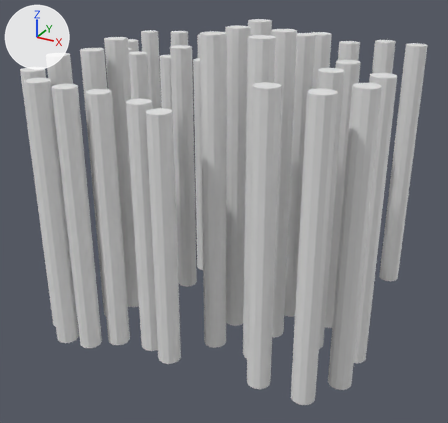
A saved change to the Blender file Assets/Models/VoidStones/Model.blend.
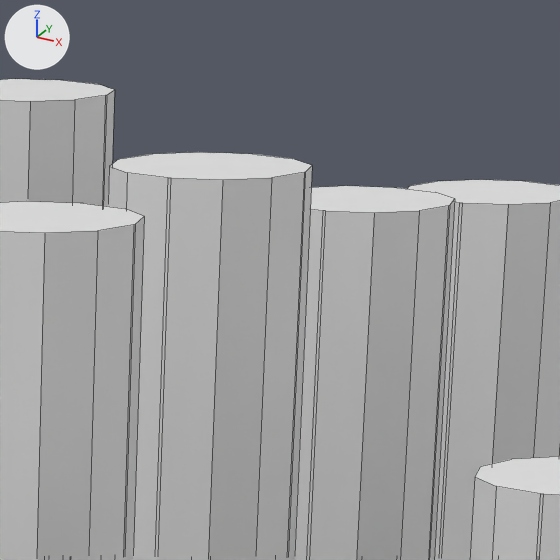
The first picture shows the older version from a 50 mm camera at (69.4, -123.8, 25.4) aimed at (3.6, -4.1, -34.5). The close-ups show both versions on the part from 57% to 73% of the width and 2% to 19% of the height of that picture; other places that the commit changed are outside them. Every picture has the same lights, and +X, +Y and +Z are marked at upper left. The close-ups show mesh edges as thin lines.

The first close-up shows 'Scene'.
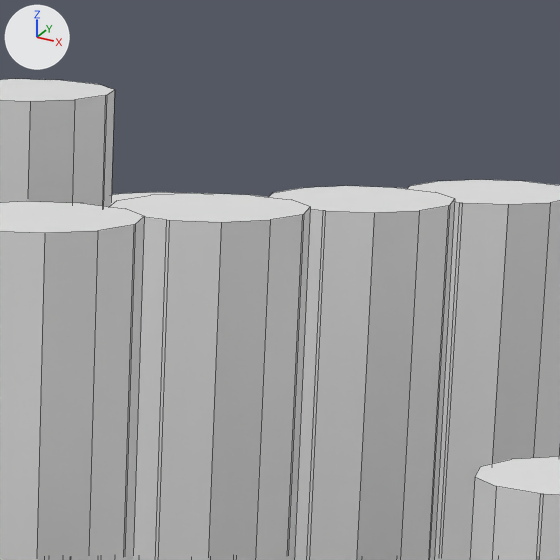
Location of each change, [x1, y1, x2, y2] in pixels of the close-ups (560 x 560 px; the box of a moved part takes in the faces that stretch with it):
part 1 of me_cube_001, moved or reshaped: before [108, 152, 312, 560]; after [110, 193, 310, 560]

Patch to the scene script:
```diff
--- a/Assets/Models/VoidStones/Model.blend.py
+++ b/Assets/Models/VoidStones/Model.blend.py
@@ me_cube_001 @@
 me_cube_001.from_pydata(...)  # 1312 vertices, 738 faces; spans x -42.5..42.5, y -37.5..34.5, z -59.8..9.5
 # used by ob_scene; location = (0.0, 0.0, 0.0)
 # verts and faces of me_cube_001; kept vertices keep their numbers, new ones are numbered from 1312
 # before: 240 (17.5, -10.0, 9.3) at pixel (118, 159), 241 (20.0, -12.5, 9.3) at pixel (167, 177), 242 (17.8, -11.3, 9.3) at pixel (109, 166), 243 (18.7, -12.2, 9.3) at pixel (127, 172), 244 (20.0, -12.5, 9.3) at pixel (170, 177)
 # before: 245 (22.5, -10.0, 9.3) at pixel (304, 172), 246 (21.3, -12.2, 9.3) at pixel (222, 179), 247 (22.2, -11.3, 9.3) at pixel (271, 177), 272 (22.5, -10.0, 9.3) at pixel (305, 172), 273 (20.0, -7.5, 9.3) at pixel (252, 154)
 # before: 274 (22.2, -8.7, 9.3) at pixel (312, 165), 275 (21.3, -7.8, 9.3) at pixel (292, 158), 276 (20.0, -7.5, 9.3) at pixel (249, 153), 277 (17.5, -10.0, 9.3) at pixel (119, 158), 278 (18.7, -7.8, 9.3) at pixel (199, 152)
 # before: 279 (17.8, -8.7, 9.3) at pixel (152, 154)
+# me_cube_001 part 1
+for i in [*range(240, 248), *range(272, 280)]: verts[i] += (0.0, 0.0, -1.0)
```
